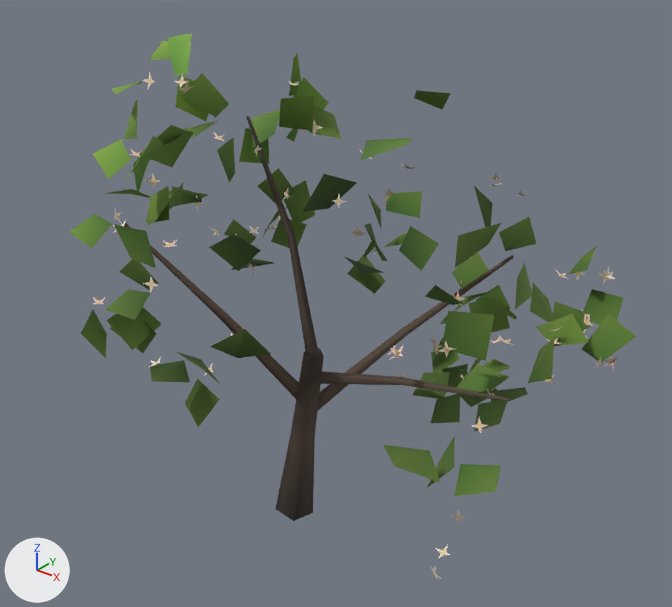
Two versions of the glTF model public/ark/assets/v1/trees/apple-c.lod2.glb, one commit apart.
Both versions are drawn from a 50 mm lens placed at (5.21, -5.83, 6.12), pointed at (0.33, 0.27, 2.34). Lighting does not change. The marker at lower left points along +X, +Y and +Z. The picture after the commit comes second.
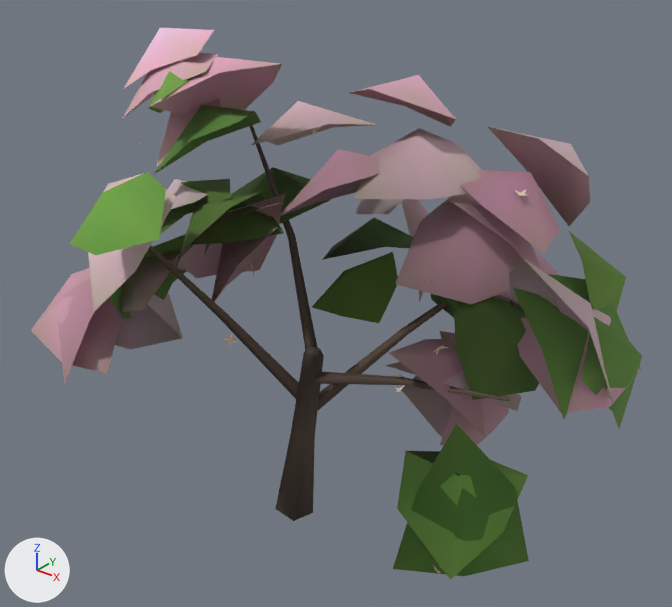
What differs and where, as boxes [x1, y1, x2, y2] in the pictures (672 x 607 px; the box of a moved part takes in the faces that stretch with it):
'Mesh_0', reshaped (8% wider): before [69, 33, 636, 579]; after [31, 28, 642, 580]
part 1 of me_mesh_0, moved or reshaped: before [429, 337, 437, 349]; after [394, 386, 404, 392]
part 2 of me_mesh_0, moved or reshaped: before [431, 566, 441, 579]; after [432, 564, 441, 575]
part 3 of me_mesh_0, moved or reshaped (not visible before): after [224, 333, 237, 348]
part 4 of me_mesh_0, moved or reshaped (not visible afterwards): before [436, 545, 450, 559]
part 5 of me_mesh_0, moved or reshaped: before [433, 342, 442, 356]; after [432, 345, 448, 355]
part 6 of me_mesh_0, moved or reshaped (not visible afterwards): before [332, 195, 347, 207]
part 7 of me_mesh_0, moved or reshaped: before [490, 182, 503, 186]; after [515, 190, 526, 196]
part 8 of me_mesh_0, deleted (green): before [69, 33, 636, 522]
part 9 of me_mesh_0, built on: after [31, 28, 642, 580]

Edits to the bpy script that builds the scene:
```text
Change me_mesh_0:
    used by ob_mesh_0; location = (0.0, 0.0, 0.0)
    remove me_mesh_0.from_pydata(...)  # 1456 vertices, 905 faces; spans x -1.99..2.86, y -1.8..2.54, z -0.02..4.73
    add me_mesh_0.from_pydata(...)  # 739 vertices, 595 faces; spans x -2.21..2.97, y -2.0..2.64, z -0.02..4.67
    me_mesh_0 part 1: the loose piece of 13 vertices spanning x 0.67..0.83, y 1.27..1.36, z 1.54..1.72 is multiplied about its middle by the matrix ((0.034, 0.066, 0.893), (-0.753, 0.485, -0.007), (-0.484, -0.751, 0.074)), then moved by (-0.15, -0.35, -0.43)
    me_mesh_0 part 2: the loose piece of 13 vertices spanning x 2.26..2.36, y -1.02..-0.89, z 1.02..1.15 is scaled about its middle by (0.932, 0.805, 0.755), then moved by (0.0, 0.02, 0.02)
    me_mesh_0 part 3: the loose piece of 13 vertices spanning x -0.16..-0.04, y -0.74..-0.63, z 2.15..2.25 is multiplied about its middle by the matrix ((-0.706, -0.577, -0.196), (-0.02, -0.279, 0.89), (-0.609, 0.678, 0.199)), then moved by (-0.02, 0.02, -0.01)
    me_mesh_0 part 4: the loose piece of 13 vertices spanning x 2.23..2.37, y -0.93..-0.8, z 1.19..1.25 is multiplied about its middle by the matrix ((-0.708, 0.657, 0.643), (-0.772, -0.865, 0.033), (0.498, -0.408, 0.965)), then moved by (0.01, -0.04, -0.07)
    me_mesh_0 part 5: the loose piece of 13 vertices spanning x 1.65..1.69, y -0.16..0.0, z 2.39..2.55 is multiplied about its middle by the matrix ((1.026, 0.335, 0.425), (-0.298, 1.11, -0.156), (-0.452, 0.028, 1.068)), then moved by (0.02, 0.0, 0.0)
    me_mesh_0 part 6: the loose piece of 13 vertices spanning x 0.29..0.41, y 0.25..0.31, z 3.28..3.42 is multiplied about its middle by the matrix ((-1.02, -0.758, -0.223), (0.696, -0.69, -0.839), (0.373, -0.784, 0.954)), then moved by (-0.03, 0.62, 0.0)
    me_mesh_0 part 7: the loose piece of 13 vertices spanning x 1.29..1.43, y 1.17..1.32, z 3.44..3.49 is multiplied about its middle by the matrix ((0.86, 0.1, 0.447), (0.04, 0.93, -0.286), (-0.456, 0.271, 0.817)), then moved by (0.45, -0.37, 0.12)
    me_mesh_0 part 8: 146 loose pieces with 1088 vertices, spanning x -1.99..2.86, y -1.8..2.54, z 0.83..4.73, are deleted
    me_mesh_0 part 9: 1 vertex moved within x 0.64, y 0.91, z 1.33; 11 vertices removed from x 0.55..0.7, y 0.89..0.98, z 1.27..1.39; 382 vertices added at x -2.21..2.97, y -2.0..2.64, z 0.82..4.67
    other edits to the shape of me_mesh_0 do not show in these pictures
```
